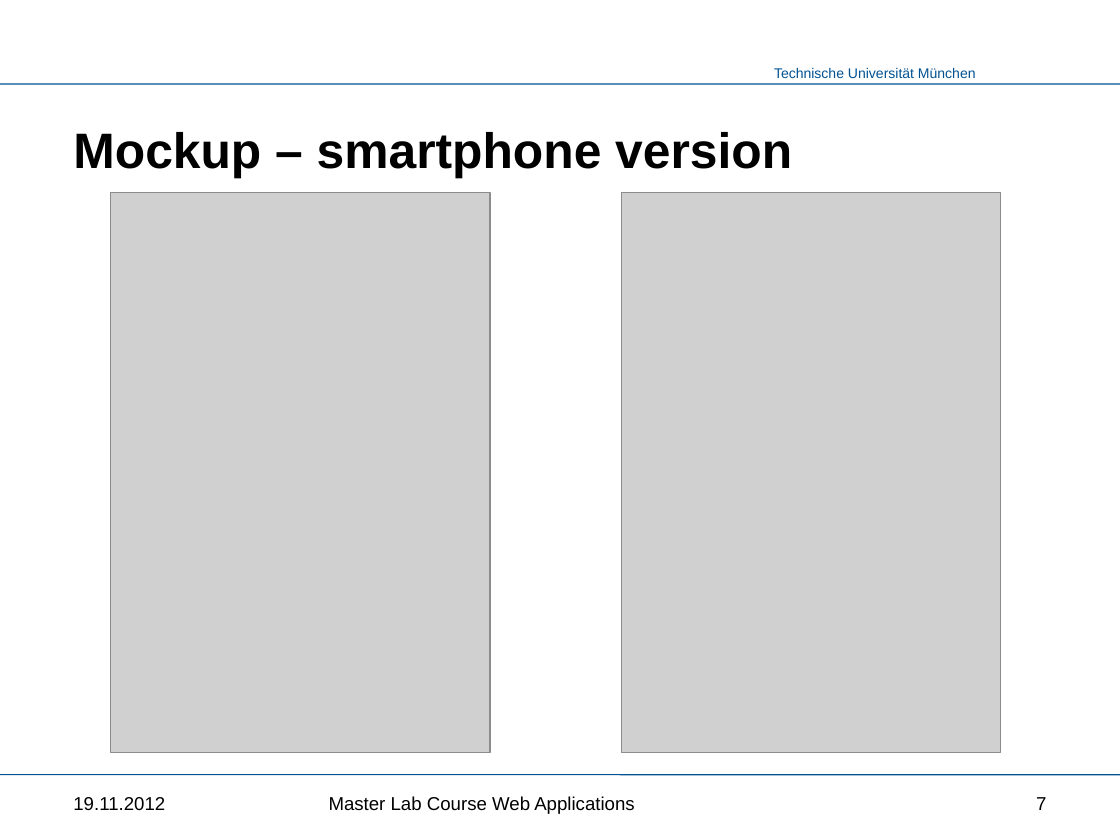
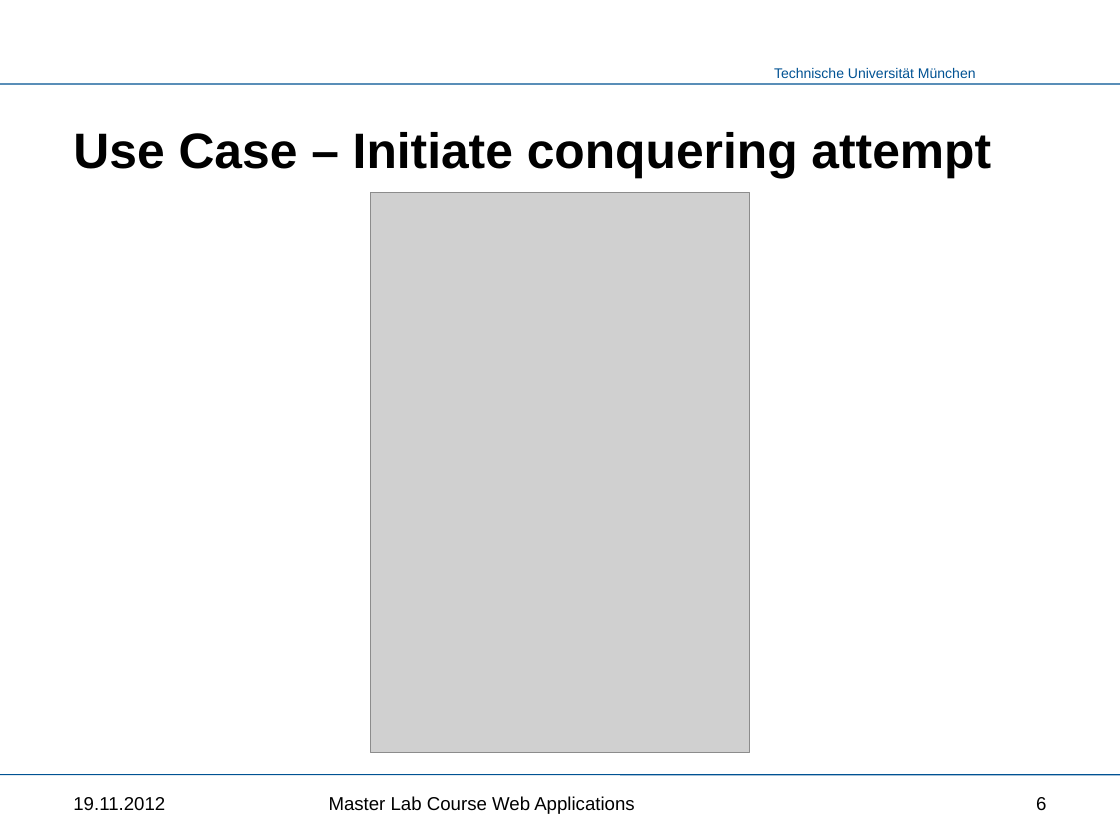
Before and after one commit to kneczaj/pi-puppids, a slide deck: slide 6 of docs/group4_project_presentation.pptx (slide 7 before the commit). Drawn at 1120x840 pixels with LibreOffice and Linux fonts; fonts in the diff are those of the drawing; grey boxes stand for pictures; background and template pictures are left out. Boxes give left, top, right and bottom in pixels: in the first picture for what was removed or moved away, otherwise in the second. Text is boxed around its words. In the diff, an @@ line names an element or a change of style, - is before the commit and + after.

```diff
--- a/docs/group4_project_presentation.pptx
+++ b/docs/group4_project_presentation.pptx
@@ title at <box>73,132,991,178</box>: text changed @@
-Mockup – smartphone version
+Use Case – Initiate conquering attempt
@@ picture: place and size @@
-picture at <box>111,193,491,753</box>
+picture at <box>371,193,750,753</box>
@@ picture removed at <box>622,193,1001,753</box> @@
@@ page number at <box>1036,797,1046,811</box>: text changed @@
-7
+6
```
Also in this commit, not shown: 5 other slides changed, 2 slides added.
